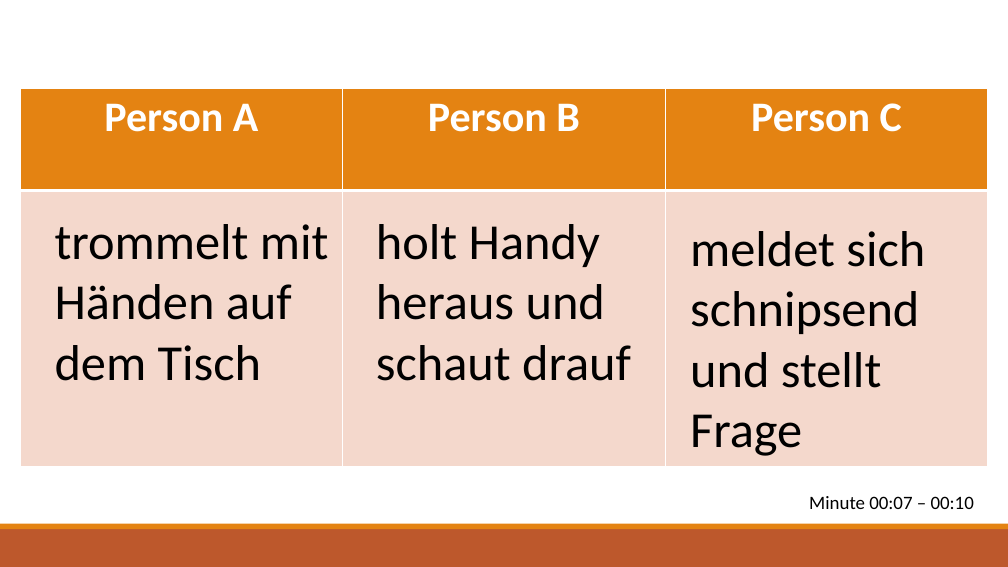
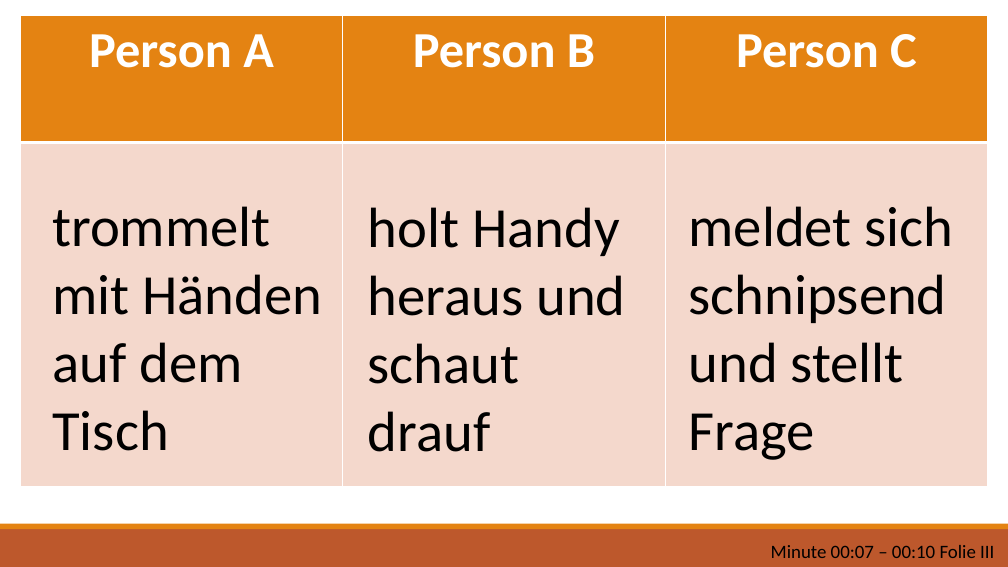
Before and after one commit to ginaamri/Mandy-PhD, a slide deck: slide 7 of studies/labor study_A/script_labpilotpersonD.pptx. Drawn at 1008x567 pixels with LibreOffice and Linux fonts; fonts in the diff are those of the drawing. Boxes give left, top, right and bottom in pixels: in the first picture for what was removed or moved away, otherwise in the second. Text is boxed around its words. In the diff, an @@ line names an element or a change of style, - is before the commit and + after.

```diff
--- a/studies/labor study_A/script_labpilotpersonD.pptx
+++ b/studies/labor study_A/script_labpilotpersonD.pptx
@@ table at [20, 16, 989, 487] @@
@@ size 40 to 48 pt @@
@@ table: place and size @@
-table at [20, 88, 989, 467]
+table at [20, 16, 989, 487]
@@ text "trommelt mit Händen auf dem ...": place and size @@
-text "trommelt mit Händen auf dem ..." at [55, 224, 329, 381]
+text "trommelt mit Händen auf dem ..." at [52, 206, 322, 451]
@@ size 48 to 54 pt in 3 elements at [689, 206, 954, 460], [52, 206, 322, 451], [368, 207, 625, 452] @@
@@ text "holt Handy heraus und schaut ...": place and size @@
-text "holt Handy heraus und schaut ..." at [376, 224, 631, 381]
+text "holt Handy heraus und schaut ..." at [368, 207, 625, 452]
@@ text "meldet sich schnipsend und stellt ...": place and size @@
-text "meldet sich schnipsend und stellt ..." at [690, 231, 925, 456]
+text "meldet sich schnipsend und stellt ..." at [689, 206, 954, 460]
@@ text at [771, 545, 994, 558]: text changed @@
-Minute 00:07 – 00:10
+Minute 00:07 – 00:10 Folie III
```
Also in this commit, not shown: 3 other slides changed, 1 slide added, 1 slide removed, 5 other files.
